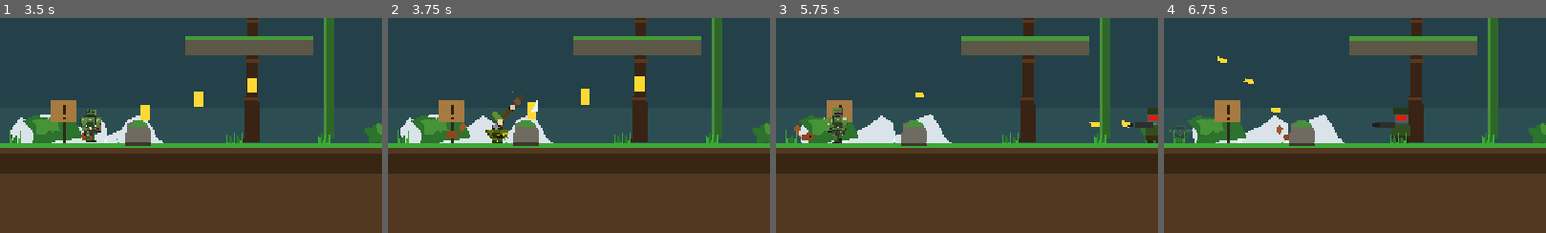
Above: before the commit, frames 1-4 (left to right).
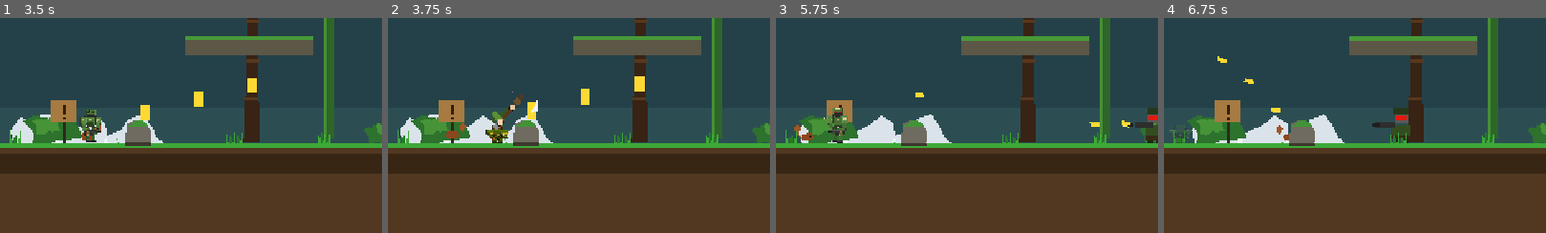
Above: after the commit, the same moments.

Repository: Crapula1/2d-platformer
Game: Godot game, scene res://scenes/MainMenu.tscn
Same seed, same stepped clock (60 frames per second), same inputs: the game is played once before the commit and once after it.
Inputs (mouse positions are % of the whole screen's width and height, from its top left):
- Up to frame 1 (3.5 s): click "START" at 0.5 s; click "Easy" at 1.25 s; click "Easy" at 2 s; click "START RUN" at 2.75 s
- Up to frame 2 (3.75 s): tap Enter at 3.5 s; move the mouse to (72, 45) at 3.52 s; hold D (move_right) from 3.53 s (still down); hold S (crouch) from 3.53 s (still down); tap J (attack) at 3.6 s; click (72, 45) at 3.67 s
- Up to frame 3 (5.75 s): tap Space (jump) at 3.77, 4.07 s; release D (move_right) at 4.25 s; release S (crouch) at 4.25 s; drag from (30, 55) to (87, 60) at 4.27 s; move the mouse to (60, 28) at 5.02 s; hold A (move_left) from 5.03 s (still down); hold Space (jump) from 5.03 s (still down); tap J (attack) at 5.3 s
- Up to frame 4 (6.75 s): release A (move_left) at 5.75 s; release Space (jump) at 5.75 s; drag from (45, 70) to (44, 21) at 5.77 s; move the mouse to (80, 65) at 6.52 s; hold D (move_right) from 6.53 s (still down); hold S (crouch) from 6.53 s (still down)
The pictures show only the part of the screen within x 11-61%, y 25-75%; the shares and areas given below are measured in that part.

Frame 1 is identical in both runs. In frame 2, less than 0.1% of the frame differs, in the area x 25-32%, y 50-57%; in frame 3, 0.2%, in the area x 13-19%, y 41-59%; in frame 4, less than 0.1%.

Commit message:
feat: state-aware animation picker + asset scaffolds for voice/portraits
Player._pick_anim_name maps movement/combat state to idle/walk/run/crouch/
slide/slash/stab; _play_anim gracefully falls back to walk/idle when a
clip is missing so marine (idle+walk only) keeps animating while richer
SpriteFrames drive the squirrel/demon avatars when wired in.

Scaffolds assets/voice/<id>/ and assets/portraits/ with READMEs
documenting the path conventions Player.play_voice and the HUD chip
already follow.

Co-Authored-By: Claude Opus 4.7 <noreply@anthropic.com>

Diff:
--- a/scripts/Player.gd
+++ b/scripts/Player.gd
@@ -1125,8 +1125,7 @@
 		sprite.rotation = lerpf(sprite.rotation, 0.0, minf(delta * 18.0, 1.0))
 		sprite.position.x = lerpf(sprite.position.x, 0.0, minf(delta * 18.0, 1.0))
 
-	var anim: StringName = &"walk" if is_on_floor() and absf(velocity.x) > 10.0 else &"idle"
-	_play_anim(anim)
+	_play_anim(_pick_anim_name())
 
 	# Squash/stretch in units of the marine baseline (0.3). Scaling by
 	# base_scale / 0.3 lets demon (base_scale 1.0) reuse the same multipliers.
@@ -1170,8 +1169,36 @@
 func _play_anim(anim_name: StringName) -> void:
 	if _anim_sprite == null:
 		return
+	# Fall back to idle if this SpriteFrames doesn't have the requested clip,
+	# so a richer state set (run/crouch/slide/slash/stab) works on characters
+	# that ship those frames while marine (idle/walk only) keeps animating.
+	var frames := _anim_sprite.sprite_frames
+	if frames != null and not frames.has_animation(anim_name):
+		anim_name = &"walk" if anim_name == &"run" and frames.has_animation(&"walk") else &"idle"
 	if _anim_sprite.animation != anim_name:
 		_anim_sprite.play(anim_name)
+
+# Map the player's current movement/combat state to an animation name. The
+# richer names (run, crouch, slide, slash, stab) are no-ops for the marine
+# SpriteFrames; _play_anim folds them back to walk/idle when missing.
+func _pick_anim_name() -> StringName:
+	if is_attacking:
+		# Stab = combo stage 3, everything else reads as slash.
+		return &"stab" if attack_stage == 3 else &"slash"
+	if is_sliding:
+		return &"slide"
+	if is_crouching:
+		return &"crouch"
+	if not is_on_floor():
+		# No dedicated jump/fall clip in the squirrel sheet — idle reads fine
+		# while airborne since squash/stretch carries the visual.
+		return &"idle"
+	var spd := absf(velocity.x)
+	if spd < 10.0:
+		return &"idle"
+	if spd > speed * 1.25:
+		return &"run"
+	return &"walk"
 
 func _handle_shoot_input() -> void:
 	if is_dead:
Not shown, added: assets/portraits/README.md
Not shown, added: assets/voice/README.md
